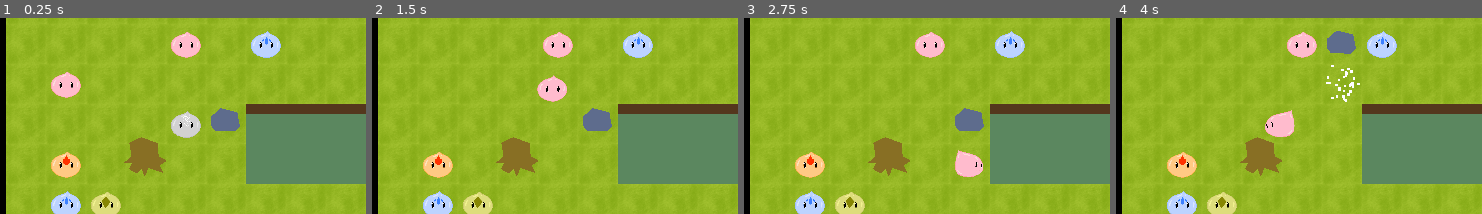
Above: before the commit, frames 1-4 (left to right).
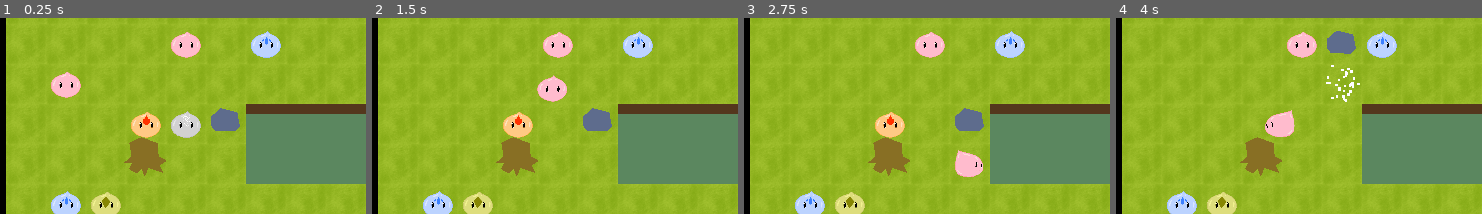
Above: after the commit, the same moments.

Repository: uspgamedev/crossover-slime
Game: Godot game, scene res://game/test_01/Game.tscn
Two runs of this game, one before a commit and one after it. Both use one fixed random seed, a clock stepped at 60 frames per second and the inputs below.
Inputs:
- Up to frame 1 (0.25 s): no input
- Up to frame 2 (1.5 s): hold D (move_right) 0.53-1.28 s; hold Space (use_power) 0.53-1.28 s; hold S (move_down) from 1.28 s (still down); tap Space (use_power) at 1.35 s
- Up to frame 3 (2.75 s): release S (move_down) at 2.03 s; hold D (move_right) from 2.03 s (still down); hold Space (use_power) from 2.03 s (still down)
- Up to frame 4 (4 s): release D (move_right) at 2.78 s; release Space (use_power) at 2.78 s; hold W (move_up) 2.78-3.53 s; tap Space (use_power) at 2.85 s; hold A (move_left) from 3.53 s (still down); hold Space (use_power) from 3.53 s (still down)
The pictures show only the part of the screen within x 0-50%, y 10-60%; the shares and areas given below are measured in that part.

The runs differ from the first frame. In frame 1, 1.6% of the frame differs, in the area x 13-44%, y 47-82%; in frame 2, 1.6%; in frame 3, 1.6%; in frame 4, 0.8%.

Commit message:
Fire + Ait = lightning

Diff:
--- a/project.godot
+++ b/project.godot
@@ -74,6 +74,16 @@
 "language": "GDScript",
 "path": "res://property/powered_by_fire/PoweredByFire.gd"
 }, {
+"base": "Property",
+"class": "PoweredByLightning",
+"language": "GDScript",
+"path": "res://property/powered_by_lightning/PoweredByLightning.gd"
+}, {
+"base": "Property",
+"class": "PoweredByWater",
+"language": "GDScript",
+"path": "res://property/powered_by_water/PoweredByWater.gd"
+}, {
 "base": "Node2D",
 "class": "Property",
 "language": "GDScript",
@@ -108,6 +118,8 @@
 "Movable": "",
 "PoweredByEarth": "",
 "PoweredByFire": "",
+"PoweredByLightning": "",
+"PoweredByWater": "",
 "Property": "",
 "Stage": "",
 "Steppable": "",
@@ -124,7 +136,6 @@
 
 window/size/width=1280
 window/size/height=720
-window/size/fullscreen=true
 window/stretch/mode="2d"
 window/stretch/aspect="keep"
 
--- a/property/powered_by_fire/PoweredByFire.gd
+++ b/property/powered_by_fire/PoweredByFire.gd
@@ -1,7 +1,11 @@
 class_name PoweredByFire extends Property
 
-export var mix_with: Script
+export var mix_with_water: Script
 export var air_power_scn: PackedScene
+
+export var mix_with_air: Script
+export var lightning_power_scn: PackedScene
+
 export var flames_scn: PackedScene
 
 func _handle_effect(stage: Stage, entity: Entity, effect: Dictionary):
@@ -25,5 +29,7 @@
 					type = "burn"
 				})
 		{ "type": "gain_power", "power": var power }:
-			if power is mix_with:
+			if power is mix_with_water:
 				effect.power = air_power_scn.instance()
+			if power is mix_with_air:
+				effect.power = lightning_power_scn.instance()
--- a/property/powered_by_fire/PoweredByFire.tscn
+++ b/property/powered_by_fire/PoweredByFire.tscn
@@ -1,12 +1,16 @@
-[gd_scene load_steps=5 format=2]
+[gd_scene load_steps=7 format=2]
 
 [ext_resource path="res://property/powered_by_fire/PoweredByFire.gd" type="Script" id=1]
 [ext_resource path="res://vfx/Flames.tscn" type="PackedScene" id=2]
 [ext_resource path="res://property/powered_by_wind/PoweredByWind.tscn" type="PackedScene" id=3]
 [ext_resource path="res://property/powered_by_water/PoweredByWater.gd" type="Script" id=4]
+[ext_resource path="res://property/powered_by_wind/PoweredByWind.gd" type="Script" id=5]
+[ext_resource path="res://property/powered_by_lightning/PoweredByLightning.tscn" type="PackedScene" id=6]
 
 [node name="PoweredByFire" type="Node2D"]
 script = ExtResource( 1 )
-mix_with = ExtResource( 4 )
+mix_with_water = ExtResource( 4 )
 air_power_scn = ExtResource( 3 )
+mix_with_air = ExtResource( 5 )
+lightning_power_scn = ExtResource( 6 )
 flames_scn = ExtResource( 2 )
--- /dev/null
+++ b/property/powered_by_lightning/PoweredByLightning.gd
@@ -0,0 +1,30 @@
+class_name PoweredByLightning extends Property
+
+export var zap_scn: PackedScene
+
+func _handle_effect(stage: Stage, entity: Entity, effect: Dictionary):
+	match effect:
+		{ "type": "use_power" }:
+			var check_dir := {
+				type = "check_dir", dir = Vector2.DOWN
+			}
+			stage.apply_effect(entity, check_dir)
+			var dir := check_dir.dir as Vector2
+			var map := stage.get_map()
+			var target_tile := entity.tile + dir
+			while 	map.get_cellv(target_tile) >= 0 \
+				and	stage.get_entity_at(target_tile) == null:
+					target_tile += dir
+#			var target_pos := map.map_to_world(target_tile) as Vector2 \
+#							+ map.cell_size as Vector2 / 2.0
+#			var zap := zap_scn.instance() as Node2D
+#			zap.position = target_pos
+#			stage.add_child(zap)
+			var target_entity := stage.get_entity_at(target_tile)
+			if target_entity != null:
+				stage.apply_effect(target_entity, {
+					type = "burn"
+				})
+#		{ "type": "gain_power", "power": var power }:
+#			if power is mix_with:
+#				effect.power = air_power_scn.instance()
--- /dev/null
+++ b/property/powered_by_lightning/PoweredByLightning.tscn
@@ -0,0 +1,6 @@
+[gd_scene load_steps=2 format=2]
+
+[ext_resource path="res://property/powered_by_lightning/PoweredByLightning.gd" type="Script" id=1]
+
+[node name="PoweredByLightning" type="Node2D"]
+script = ExtResource( 1 )
--- a/property/powered_by_wind/PoweredByWind.gd
+++ b/property/powered_by_wind/PoweredByWind.gd
@@ -1,6 +1,9 @@
 extends Property
 
 export var gust_scn: PackedScene
+
+export var mix_with_fire: Script
+export var lightning_power_scn: PackedScene
 
 func _handle_effect(stage: Stage, entity: Entity, effect: Dictionary):
 	match effect:
@@ -22,3 +25,6 @@
 				stage.apply_effect(target_entity, {
 					type = "move", dir = dir
 				})
+		{ "type": "gain_power", "power": var power }:
+			if power is mix_with_fire:
+				effect.power = lightning_power_scn.instance()
--- a/property/powered_by_wind/PoweredByWind.tscn
+++ b/property/powered_by_wind/PoweredByWind.tscn
@@ -1,8 +1,12 @@
-[gd_scene load_steps=3 format=2]
+[gd_scene load_steps=5 format=2]
 
 [ext_resource path="res://property/powered_by_wind/PoweredByWind.gd" type="Script" id=1]
 [ext_resource path="res://vfx/Gust.tscn" type="PackedScene" id=2]
+[ext_resource path="res://property/powered_by_fire/PoweredByFire.gd" type="Script" id=3]
+[ext_resource path="res://property/powered_by_lightning/PoweredByLightning.tscn" type="PackedScene" id=4]
 
 [node name="PoweredByWind" type="Node2D"]
 script = ExtResource( 1 )
 gust_scn = ExtResource( 2 )
+mix_with_fire = ExtResource( 3 )
+lightning_power_scn = ExtResource( 4 )
--- a/stage/test_01/Stage.tscn
+++ b/stage/test_01/Stage.tscn
@@ -31,8 +31,8 @@
 sprite_path = NodePath("")
 
 [node name="FireSlime" parent="." index="4" instance=ExtResource( 4 )]
-position = Vector2( 160, 352 )
-tile = Vector2( 2, 5 )
+position = Vector2( 288, 288 )
+tile = Vector2( 4, 4 )
 sprite_path = NodePath("")
 
 [node name="AirSlime" parent="." index="5" instance=ExtResource( 6 )]
